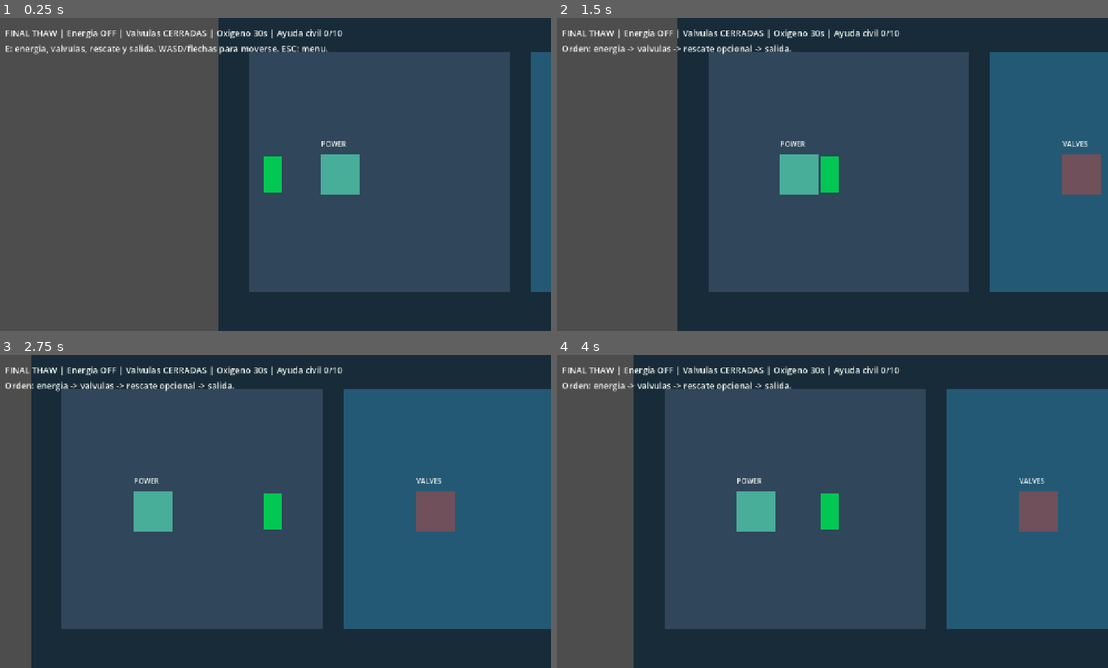
Above: before the commit, frames 1-4 (two rows, left to right).
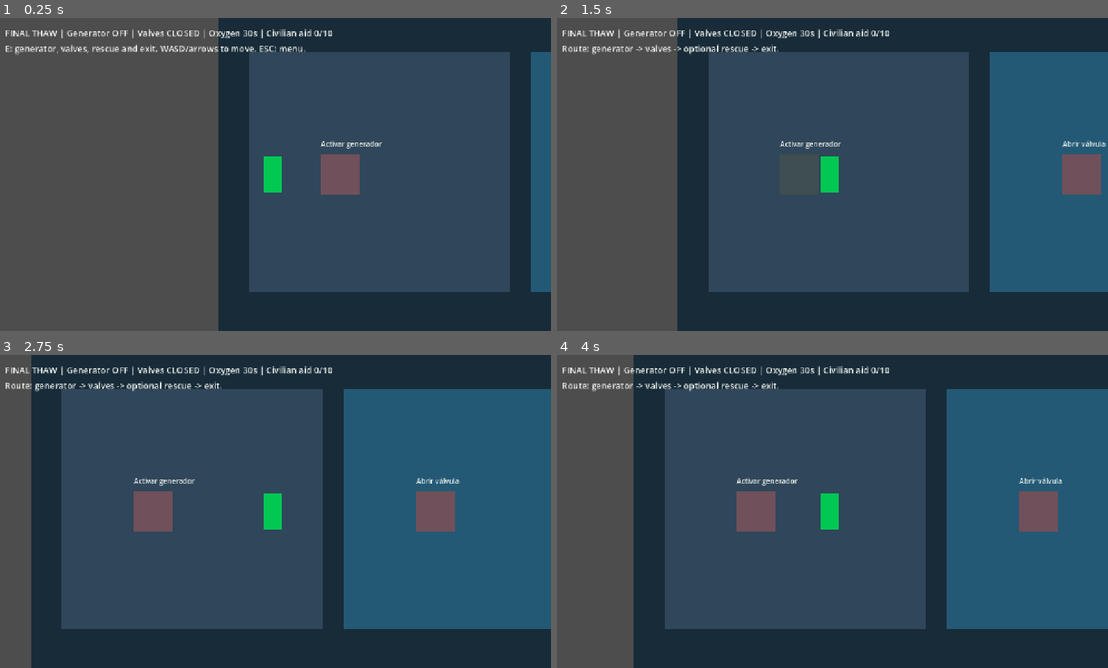
Above: after the commit, the same moments.

Repository: xabiervc/final-thaw
Game: Godot game, scene res://scenes/levels/flooded_shelter.tscn
The game is run twice, just before and just after one commit, with the same random seed, the same clock (stepped at 60 frames per second) and the same inputs. This scene is started directly instead of the project's main scene.
Inputs (mouse positions are in pixels of both pictures, inside the frame that each line leads up to):
- Up to frame 1 (0.25 s): no input
- Up to frame 2 (1.5 s): tap Enter at 0.5 s; move the mouse to (953, 158) at 0.52 s; hold D (move_right) 0.53-1.25 s; hold E (interact) 0.53-1.25 s; click (953, 158) at 0.67 s; tap Tab (scan) at 0.8 s; drag from (716, 190) to (1085, 174) at 1.27 s
- Up to frame 3 (2.75 s): tap Space (dodge) at 2 s; move the mouse to (330, 442) at 2.02 s; hold D (move_right) from 2.03 s (still down); hold Tab (scan) from 2.03 s (still down); tap J (attack_primary) at 2.1 s
- Up to frame 4 (4 s): release D (move_right) at 2.75 s; release Tab (scan) at 2.75 s; drag from (799, 574) to (992, 511) at 2.77 s; tap Enter at 3.5 s; move the mouse to (997, 558) at 3.52 s; hold A (move_left) from 3.53 s (still down); hold Tab (scan) from 3.53 s (still down); tap - (decrease_font) at 3.6 s

The runs differ from the first frame. In frame 1, 2.5% of the frame differs, in the area x 2-70%, y 3-57%; in frame 2, 2.4%; in frame 3, 2.4%; in frame 4, 2.4%.

Commit message:
fix(vertical-slice): localize shelter loop and sync persistent state

Diff:
--- a/scripts/managers/narrative_text_manager.gd
+++ b/scripts/managers/narrative_text_manager.gd
@@ -102,6 +102,66 @@
 static func get_end_button_restart() -> String:
 	return _text("end_button_restart", "Restart Demo")
 
+## Shelter vertical-slice text. Fallbacks keep the scene usable while the
+## ES/EN NarrativeText resources are expanded.
+static func get_shelter_intro() -> String:
+	return _text("shelter_intro", "E: generator, valves, rescue and exit. WASD/arrows to move. ESC: menu.")
+
+static func get_shelter_scan() -> String:
+	return _text("shelter_scan", "Route: generator -> valves -> optional rescue -> exit.")
+
+static func get_shelter_power_restored() -> String:
+	return _text("shelter_power_restored", "Generator activated.")
+
+static func get_shelter_power_already_on() -> String:
+	return _text("shelter_power_already_on", "Generator already active.")
+
+static func get_shelter_valves_opened() -> String:
+	return _text("shelter_valves_opened", "Valves open. Oxygen is draining.")
+
+static func get_shelter_valves_need_power() -> String:
+	return _text("shelter_valves_need_power", "Activate the generator first.")
+
+static func get_shelter_civilian_rescued() -> String:
+	return _text("shelter_civilian_rescued", "Civilian rescued. Civilian aid increased; game saved.")
+
+static func get_shelter_civilian_blocked() -> String:
+	return _text("shelter_civilian_blocked", "Open the valves to reach the civilian.")
+
+static func get_shelter_exit_blocked() -> String:
+	return _text("shelter_exit_blocked", "The exit is still blocked. Activate the generator and open the valves.")
+
+static func get_shelter_oxygen_empty() -> String:
+	return _text("shelter_oxygen_empty", "Out of oxygen. Restarting from the entrance; your saved rescue remains.")
+
+static func get_shelter_exit_title(rescued: bool, civilian_aid: int) -> String:
+	var rescued_text := _text("shelter_yes", "YES") if rescued else _text("shelter_no", "NO")
+	return _text(
+		"shelter_exit_title",
+		"SHELTER CLEARED\nCivilian rescued: %s\nCivilian aid: %d/10\nPress E to return to menu"
+	) % [rescued_text, civilian_aid]
+
+static func get_shelter_exit_prompt(can_exit: bool) -> String:
+	return _text("shelter_exit_ready", "Exit") if can_exit else _text("shelter_exit_locked", "Exit locked")
+
+static func get_shelter_state_power(is_on: bool) -> String:
+	return _text("shelter_state_on", "ON") if is_on else _text("shelter_state_off", "OFF")
+
+static func get_shelter_state_valves(is_open: bool) -> String:
+	return _text("shelter_state_open", "OPEN") if is_open else _text("shelter_state_closed", "CLOSED")
+
+static func get_shelter_hud(power_on: bool, valves_open: bool, oxygen: float, civilian_aid: int) -> String:
+	var template := _text(
+		"shelter_hud",
+		"FINAL THAW | Generator %s | Valves %s | Oxygen %.0fs | Civilian aid %d/10"
+	)
+	return template % [
+		get_shelter_state_power(power_on),
+		get_shelter_state_valves(valves_open),
+		oxygen,
+		civilian_aid,
+	]
+
 ## Claves de texto del puzle de registros y cableado. Cada clave debe existir y no estar vacia en ES y EN.
 const CONTROL_ROOM_KEYS: Array[String] = [
 	"cr_log_before_title",
--- a/scripts/vertical_slice/flooded_shelter.gd
+++ b/scripts/vertical_slice/flooded_shelter.gd
@@ -7,11 +7,16 @@
 const WATER := Color("245975")
 const LOCKED := Color("70505a")
 const ACTIVE := Color("48ad99")
+const HIGHLIGHT := Color("8ef7e4")
 const TEXT := Color("eff4ee")
+const OXYGEN_NORMAL := Color("eff4ee")
+const OXYGEN_WARNING := Color("f2c14e")
+const OXYGEN_CRITICAL := Color("f26d5b")
 const MENU_PATH := "res://scenes/ui/main_menu.tscn"
 const PLAYER_START := Vector2(125, 390)
 const WORLD_MIN := Vector2(80, 130)
 const WORLD_MAX := Vector2(2020, 640)
+const INTERACT_RANGE := 110.0
 
 var rules = Rules.new()
 var player: CharacterBody2D
@@ -19,37 +24,60 @@
 var hint: Label
 var result: Label
 var objects: Array[Area2D] = []
+var interactables: Dictionary = {}
+var highlighted_kind: String = ""
 var ended: bool = false
 
 func _ready() -> void:
 	add_to_group("vertical_slice")
+	_restore_persistent_shelter_state()
+
 	var floor_rect := ColorRect.new()
 	floor_rect.color = BG
 	floor_rect.size = Vector2(2100, 800)
 	add_child(floor_rect)
+
 	for n in 3:
 		var room := ColorRect.new()
 		room.color = WATER if n > 0 else Color("30465a")
 		room.position = Vector2(70 + n * 650, 110)
 		room.size = Vector2(600, 550)
 		add_child(room)
+
 	_create_interactable("POWER", Vector2(280, 390))
 	_create_interactable("VALVES", Vector2(930, 390))
 	_create_interactable("CIVILIAN", Vector2(1510, 390))
 	_create_interactable("EXIT", Vector2(1840, 390))
+
 	player = PlayerScript.new()
 	player.position = PLAYER_START
 	add_child(player)
+
 	var camera := Camera2D.new()
 	player.add_child(camera)
 	camera.make_current()
+
 	var ui := CanvasLayer.new()
 	add_child(ui)
 	hud = _label(ui, Vector2(24, 20), "")
 	hint = _label(ui, Vector2(24, 56), "")
 	result = _label(ui, Vector2(230, 245), "")
 	result.visible = false
-	_update_ui("E: energia, valvulas, rescate y salida. WASD/flechas para moverse. ESC: menu.")
+
+	rules.power_activated.connect(_on_rules_changed)
+	rules.valves_opened.connect(_on_rules_changed)
+	rules.civilian_rescued.connect(_on_rules_changed)
+	rules.oxygen_depleted.connect(_on_oxygen_empty)
+	rules.state_reset.connect(_on_rules_changed)
+
+	_update_interactable_visuals()
+	_update_ui(NarrativeTextManager.get_shelter_intro())
+
+func _restore_persistent_shelter_state() -> void:
+	var power := GameStateManager.get_flag("shelter_power_restored")
+	var valves := GameStateManager.get_flag("shelter_valves_opened")
+	var rescued := GameStateManager.get_flag("shelter_civilian_rescued")
+	rules.restore(power, valves, rescued)
 
 func _create_interactable(kind: String, location: Vector2) -> void:
 	var area := Area2D.new()
@@ -57,52 +85,62 @@
 	area.set_meta("kind", kind)
 	area.add_to_group("shelter_interactable")
 	area.monitorable = true
+
 	var shape_node := CollisionShape2D.new()
 	var shape := RectangleShape2D.new()
 	shape.size = Vector2(90, 90)
 	shape_node.shape = shape
 	area.add_child(shape_node)
+
 	var graphic := ColorRect.new()
-	graphic.color = ACTIVE if kind == "POWER" else LOCKED
+	graphic.color = LOCKED
 	graphic.position = Vector2(-45, -45)
 	graphic.size = Vector2(90, 90)
 	area.add_child(graphic)
+
 	var label := Label.new()
 	label.text = kind
 	label.position = Vector2(-44, -82)
 	label.add_theme_color_override("font_color", TEXT)
 	area.add_child(label)
+
 	add_child(area)
 	objects.append(area)
+	interactables[kind] = {"area": area, "graphic": graphic, "label": label}
 
 func _label(parent: Node, pos: Vector2, value: String) -> Label:
 	var label := Label.new()
 	label.position = pos
 	label.text = value
 	label.add_theme_color_override("font_color", TEXT)
-	label.add_theme_font_size_override("font_size", 20)
+	label.add_theme_font_size_override("font_size", int(20.0 * GameManager.font_scale))
 	parent.add_child(label)
 	return label
 
 func _process(delta: float) -> void:
 	if ended:
 		return
+
 	player.position = player.position.clamp(WORLD_MIN, WORLD_MAX)
+	_update_highlight()
+
 	if rules.valves_open:
 		if rules.drain_oxygen(delta):
-			_on_oxygen_empty()
+			return
 		_update_ui()
 
 func _unhandled_input(event: InputEvent) -> void:
 	if event.is_action_pressed("pause"):
 		get_tree().change_scene_to_file(MENU_PATH)
 		return
+
 	if ended:
 		if event.is_action_pressed("interact"):
 			get_tree().change_scene_to_file(MENU_PATH)
 		return
+
 	if event.is_action_pressed("scan"):
-		_update_ui("Orden: energia -> valvulas -> rescate opcional -> salida.")
+		_update_ui(NarrativeTextManager.get_shelter_scan())
 	elif event.is_action_pressed("interact"):
 		var target := _closest_object()
 		if target != null:
@@ -110,7 +148,7 @@
 
 func _closest_object() -> Area2D:
 	var best: Area2D = null
-	var distance := 110.0
+	var distance := INTERACT_RANGE
 	for item in objects:
 		var candidate: float = player.global_position.distance_to(item.global_position)
 		if candidate < distance:
@@ -118,33 +156,108 @@
 			best = item
 	return best
 
+func _update_highlight() -> void:
+	var target := _closest_object()
+	var next_kind := "" if target == null else str(target.get_meta("kind"))
+
+	if next_kind == highlighted_kind:
+		return
+
+	highlighted_kind = next_kind
+	_update_interactable_visuals()
+	_update_ui()
+
 func _interact_with(kind: String) -> void:
 	match kind:
 		"POWER":
-			_update_ui("Energia restaurada." if rules.activate_power() else "Energia ya conectada.")
+			if rules.activate_power():
+				GameStateManager.set_flag("shelter_power_restored", true)
+				_update_ui(NarrativeTextManager.get_shelter_power_restored())
+			else:
+				_update_ui(NarrativeTextManager.get_shelter_power_already_on())
 		"VALVES":
-			_update_ui("Valvulas abiertas. El oxigeno se agota." if rules.open_valves() else "Primero conecta la energia.")
+			if rules.open_valves():
+				GameStateManager.set_flag("shelter_valves_opened", true)
+				_update_ui(NarrativeTextManager.get_shelter_valves_opened())
+			else:
+				_update_ui(NarrativeTextManager.get_shelter_valves_need_power())
 		"CIVILIAN":
 			if rules.rescue():
+				GameStateManager.set_flag("shelter_civilian_rescued", true)
 				GameManager.civilian_aid = mini(10, GameManager.civilian_aid + 1)
 				GameManager.stats_changed.emit()
 				GameManager.save_game(0)
-				_update_ui("Civil rescatada. Ayuda civil +1; partida guardada.")
-			else:
-				_update_ui("Abre las valvulas para llegar a la civil.")
+				_update_ui(NarrativeTextManager.get_shelter_civilian_rescued())
+			else:
+				_update_ui(NarrativeTextManager.get_shelter_civilian_blocked())
 		"EXIT":
 			if rules.can_exit():
-				_finish("REFUGIO SUPERADO\nCivil rescatada: %s\nAyuda civil: %d/10\nE para volver al menu" % ["SI" if rules.rescued else "NO", GameManager.civilian_aid])
-			else:
-				_update_ui("La salida sigue bloqueada. Activa energia y valvulas.")
+				_finish(NarrativeTextManager.get_shelter_exit_title(rules.rescued, GameManager.civilian_aid))
+			else:
+				_update_ui(NarrativeTextManager.get_shelter_exit_blocked())
+
+func _on_rules_changed() -> void:
+	_update_interactable_visuals()
+	_update_ui()
 
 func _on_oxygen_empty() -> void:
 	player.position = PLAYER_START
 	rules.reset()
-	_update_ui("Sin oxigeno. Reinicio desde la entrada; tu rescate guardado permanece.")
+	GameStateManager.set_flag("shelter_power_restored", false)
+	GameStateManager.set_flag("shelter_valves_opened", false)
+	_update_interactable_visuals()
+	_update_ui(NarrativeTextManager.get_shelter_oxygen_empty())
+
+func _update_interactable_visuals() -> void:
+	for kind in interactables:
+		var data: Dictionary = interactables[kind]
+		var graphic: ColorRect = data["graphic"]
+		var label: Label = data["label"]
+		var is_active := _is_interactable_active(kind)
+		graphic.color = ACTIVE if is_active else LOCKED
+		graphic.self_modulate = HIGHLIGHT if kind == highlighted_kind else Color.WHITE
+		label.text = _interactable_prompt(kind)
+
+func _is_interactable_active(kind: String) -> bool:
+	match kind:
+		"POWER":
+			return rules.power_on
+		"VALVES":
+			return rules.valves_open
+		"CIVILIAN":
+			return rules.rescued
+		"EXIT":
+			return rules.can_exit()
+	return false
+
+func _interactable_prompt(kind: String) -> String:
+	match kind:
+		"POWER":
+			return NarrativeTextManager.get_interact_power_console(rules.power_on)
+		"VALVES":
+			return NarrativeTextManager.get_interact_valve(rules.valves_open)
+		"CIVILIAN":
+			return NarrativeTextManager.get_interact_civilian(not rules.rescued)
+		"EXIT":
+			return NarrativeTextManager.get_shelter_exit_prompt(rules.can_exit())
+	return kind
 
 func _update_ui(message: String = "") -> void:
-	hud.text = "FINAL THAW | Energia %s | Valvulas %s | Oxigeno %.0fs | Ayuda civil %d/10" % ["ON" if rules.power_on else "OFF", "ABIERTAS" if rules.valves_open else "CERRADAS", rules.oxygen, GameManager.civilian_aid]
+	hud.text = NarrativeTextManager.get_shelter_hud(
+		rules.power_on,
+		rules.valves_open,
+		rules.oxygen,
+		GameManager.civilian_aid
+	)
+
+	var oxygen_state := rules.oxygen_state()
+	var oxygen_color := OXYGEN_NORMAL
+	if oxygen_state == "warning":
+		oxygen_color = OXYGEN_WARNING
+	elif oxygen_state == "critical":
+		oxygen_color = OXYGEN_CRITICAL
+	hud.add_theme_color_override("font_color", oxygen_color)
+
 	if not message.is_empty():
 		hint.text = message
 
--- a/scripts/vertical_slice/shelter_rules.gd
+++ b/scripts/vertical_slice/shelter_rules.gd
@@ -1,4 +1,10 @@
 extends RefCounted
+
+signal power_activated
+signal valves_opened
+signal civilian_rescued
+signal oxygen_depleted
+signal state_reset
 
 var power_on: bool = false
 var valves_open: bool = false
@@ -6,35 +12,55 @@
 var oxygen: float = 30.0
 var oxygen_max: float = 30.0
 
+func restore(power: bool, valves: bool, civilian_rescued: bool) -> void:
+	power_on = power
+	valves_open = valves
+	rescued = civilian_rescued
+
 func reset() -> void:
 	power_on = false
 	valves_open = false
 	rescued = false
 	oxygen = oxygen_max
+	state_reset.emit()
 
 func activate_power() -> bool:
 	if power_on:
 		return false
 	power_on = true
+	power_activated.emit()
 	return true
 
 func open_valves() -> bool:
 	if not power_on or valves_open:
 		return false
 	valves_open = true
+	valves_opened.emit()
 	return true
 
 func drain_oxygen(delta: float) -> bool:
 	if not valves_open:
 		return false
 	oxygen = maxf(0.0, oxygen - maxf(0.0, delta))
-	return oxygen <= 0.0
+	if oxygen <= 0.0:
+		oxygen_depleted.emit()
+		return true
+	return false
 
 func rescue() -> bool:
 	if not valves_open or rescued or oxygen <= 0.0:
 		return false
 	rescued = true
+	civilian_rescued.emit()
 	return true
 
 func can_exit() -> bool:
 	return valves_open and oxygen > 0.0
+
+func oxygen_state() -> String:
+	var ratio := oxygen / maxf(0.001, oxygen_max)
+	if ratio <= 0.2:
+		return "critical"
+	if ratio <= 0.4:
+		return "warning"
+	return "normal"
